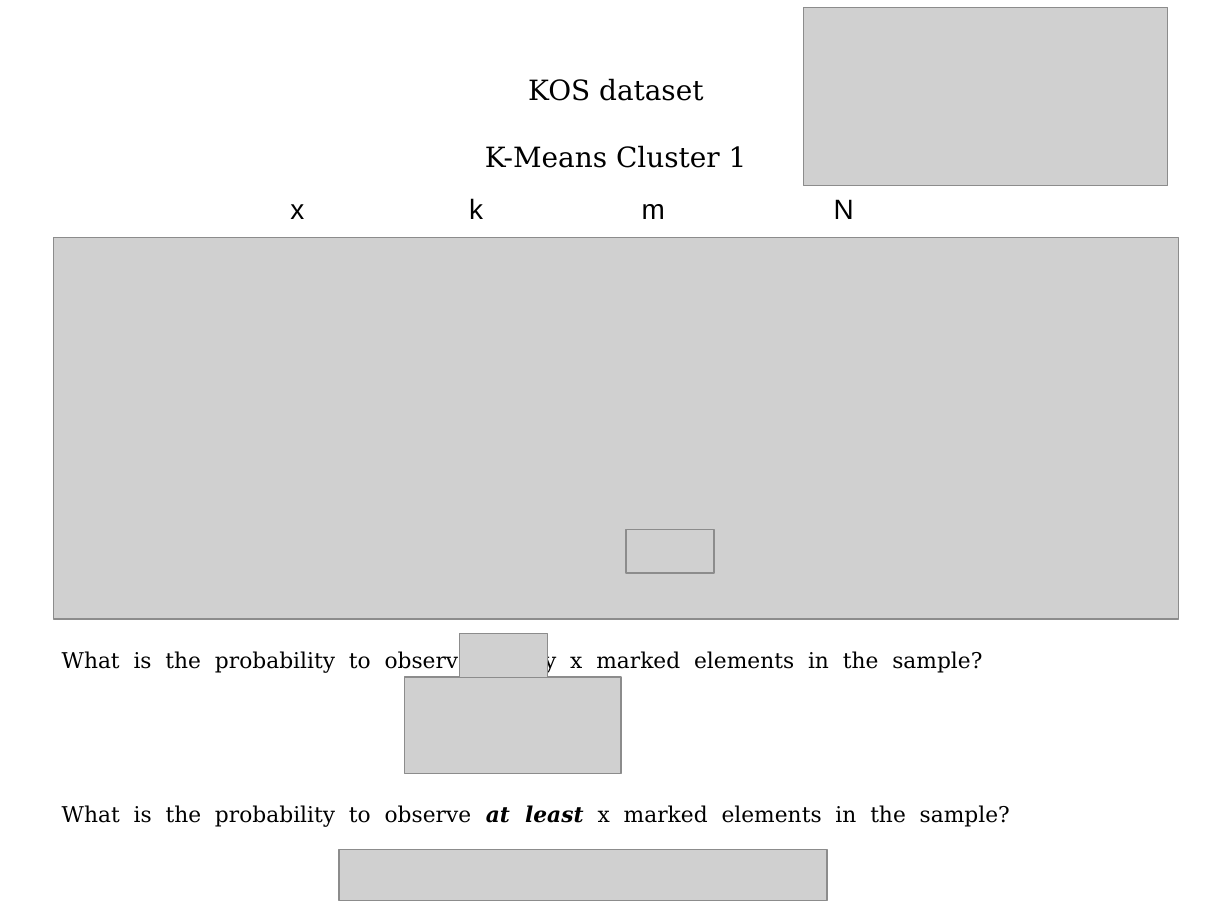
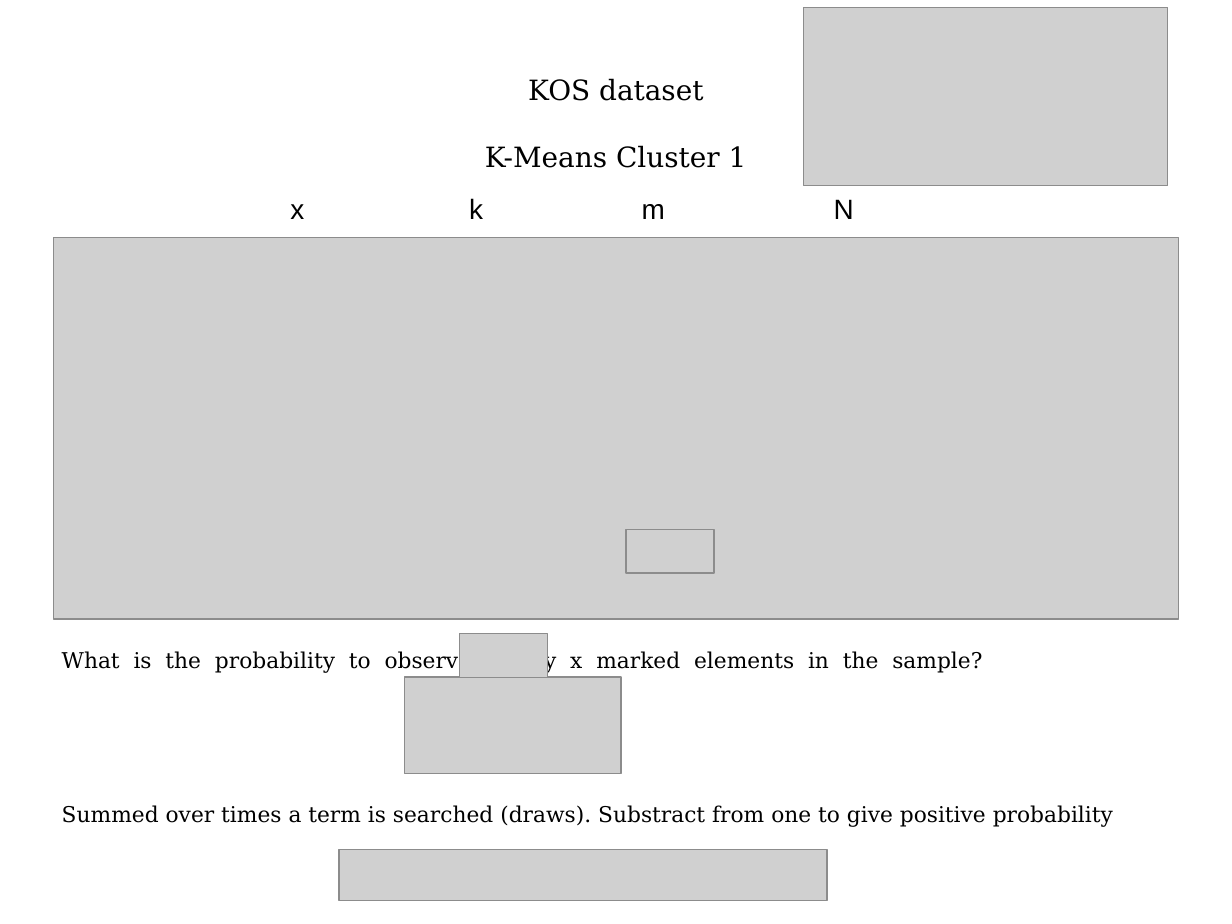
Before and after one commit to vitalv/doc-clustering-topic-modeling, a slide deck: slide 13 of doc-clustering-topic-modeling.odp (slide 12 before the commit). Drawn at 1232x924 pixels with LibreOffice and Linux fonts; fonts in the diff are those of the drawing; grey boxes stand for pictures. Boxes give left, top, right and bottom in pixels: in the first picture for what was removed or moved away, otherwise in the second. Text is boxed around its words. In the diff, an @@ line names an element or a change of style, - is before the commit and + after.

```diff
--- a/doc-clustering-topic-modeling.odp
+++ b/doc-clustering-topic-modeling.odp
@@ text at (62, 805, 1113, 827): text changed @@
-What is the probability to observe at least x marked elements in the sample?
+Summed over times a term is searched (draws). Substract from one to give positive probability
```
Also in this commit, not shown: 7 other slides changed, 2 slides added, 1 slide removed, 1 other file.
